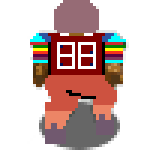
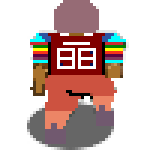
Layered file, before and after one edit (150x150). Changes by layer:
painted on "A_Stand_Player.png" over box(30, 36, 123, 135)
painted on "Layer" over box(27, 102, 120, 150)
